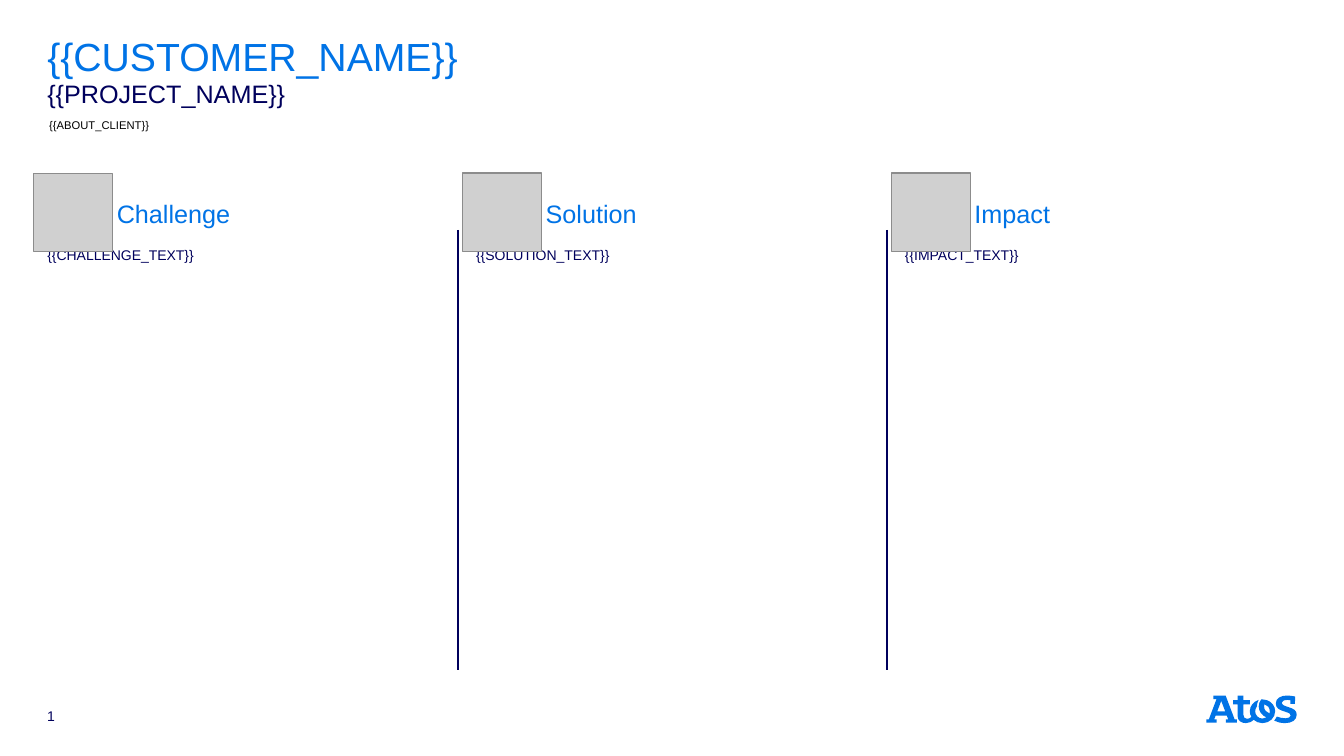
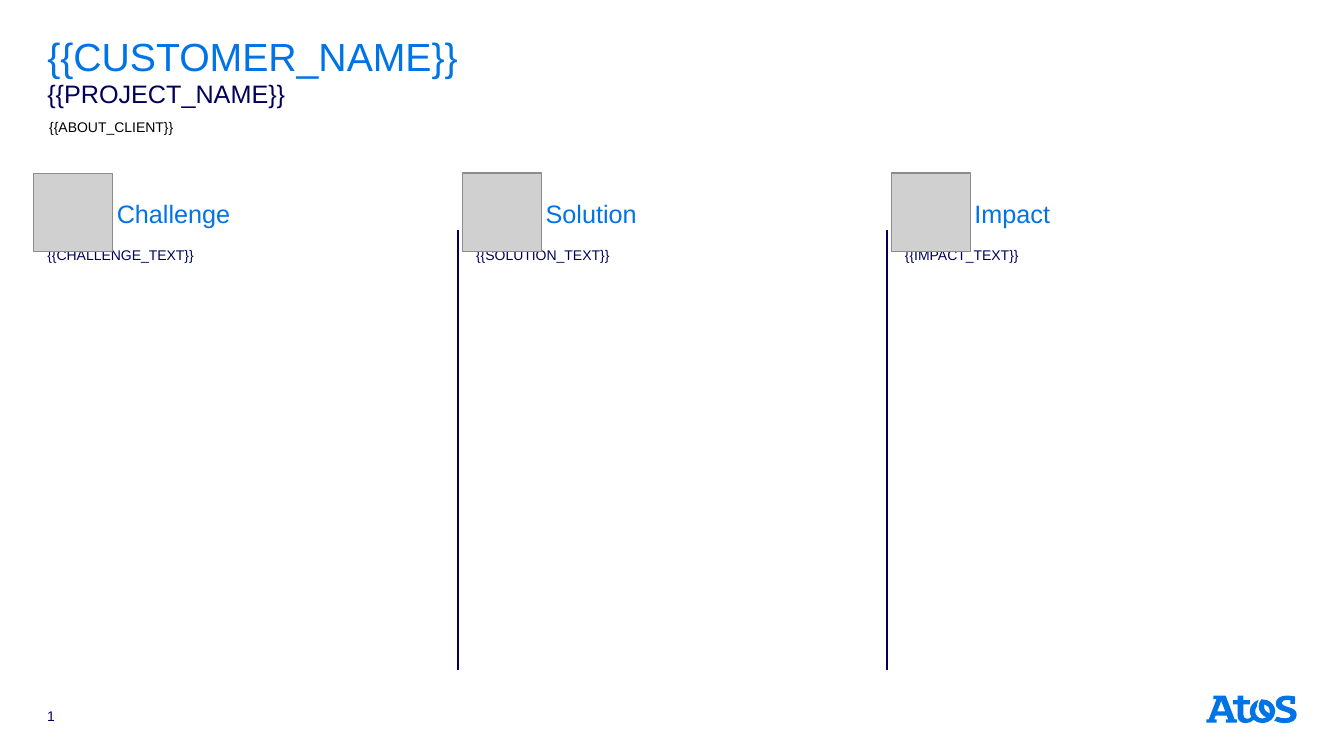
Before and after one commit to Maxi580/LangflowEnvironment, a slide deck: slide 1 of langflow/components/media/template.pptx. Drawn at 1344x756 pixels with LibreOffice and Linux fonts; fonts in the diff are those of the drawing; grey boxes stand for pictures. Boxes give left, top, right and bottom in pixels: in the first picture for what was removed or moved away, otherwise in the second. Text is boxed around its words. In the diff, an @@ line names an element or a change of style, - is before the commit and + after.

Commit message:
pptx template

```diff
--- a/langflow/components/media/template.pptx
+++ b/langflow/components/media/template.pptx
@@ text "{{ABOUT_CLIENT}}" at [49,122,173,135]: size 8 to 10 pt @@
```
